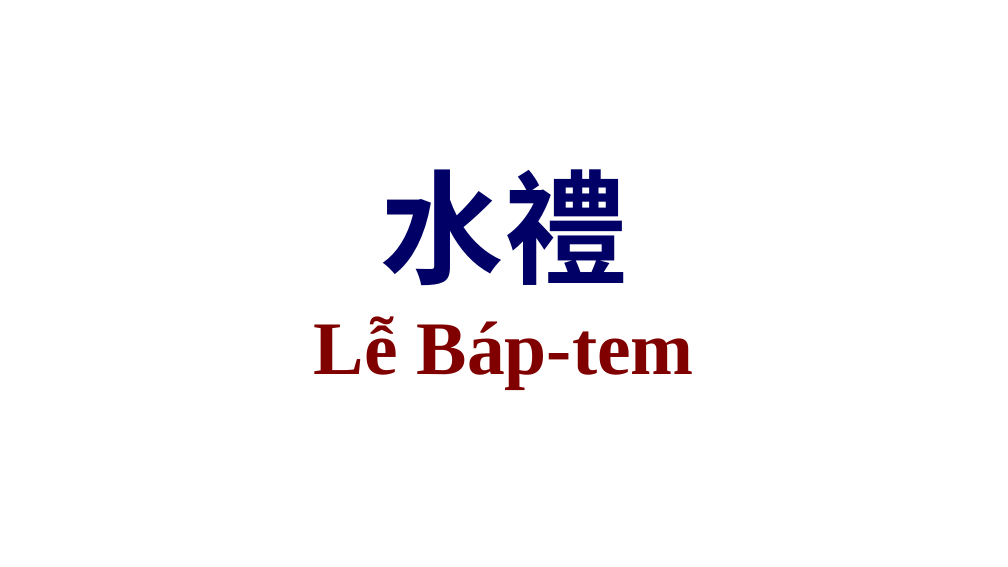
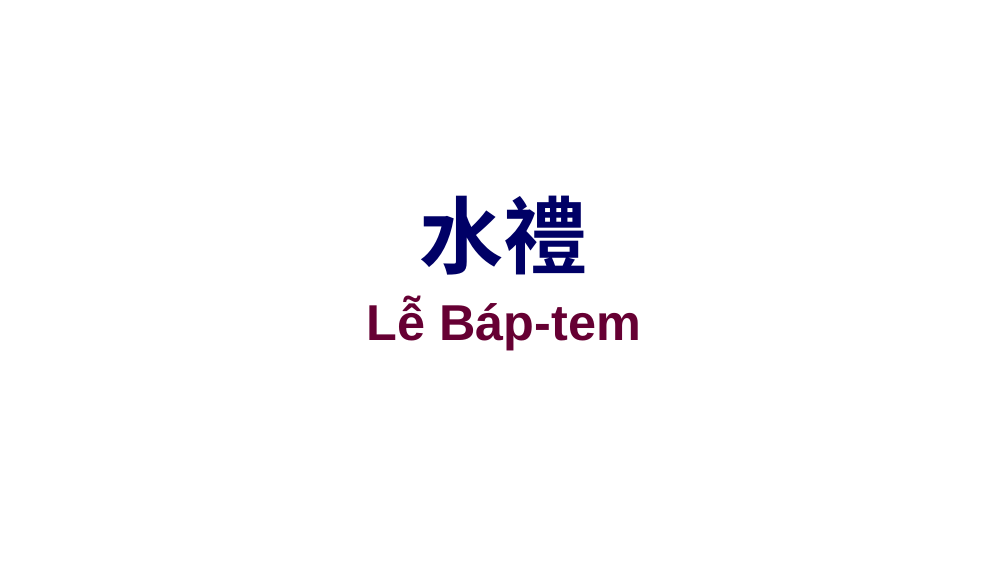
Before and after one commit to batisuoc/other-ppts, a slide deck: slide 17 of 聯合崇拜流程.pptx. Drawn at 1008x567 pixels with LibreOffice and Linux fonts; fonts in the diff are those of the drawing; background and template pictures are left out. Boxes give left, top, right and bottom in pixels: in the first picture for what was removed or moved away, otherwise in the second. Text is boxed around its words. In the diff, an @@ line names an element or a change of style, - is before the commit and + after.

```diff
--- a/聯合崇拜流程.pptx
+++ b/聯合崇拜流程.pptx
@@ title "水禮" moved from (x1=381, y1=169, x2=627, y2=286) to (x1=420, y1=195, x2=588, y2=275) @@
@@ title "水禮" at (x1=420, y1=195, x2=588, y2=275): size 88 to 60 pt @@
@@ text "Lễ Báp-tem" moved from (x1=314, y1=316, x2=694, y2=389) to (x1=367, y1=300, x2=641, y2=350) @@
@@ text "Lễ Báp-tem" at (x1=367, y1=300, x2=641, y2=350): size 54 to 36 pt, font Times New Roman to Arial, text colour #800000 to #660033 @@
```
Also in this commit, not shown: 22 other slides changed.
